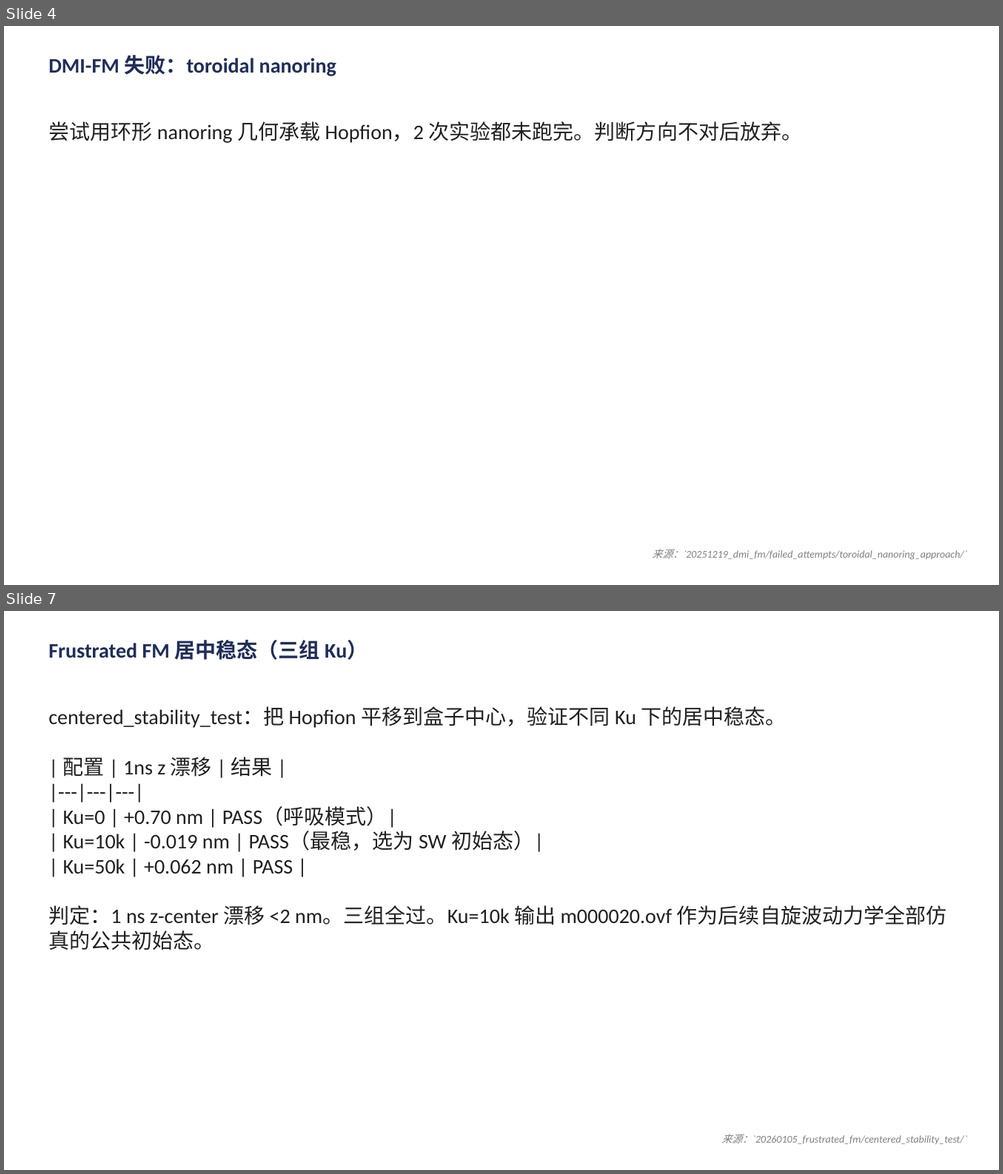
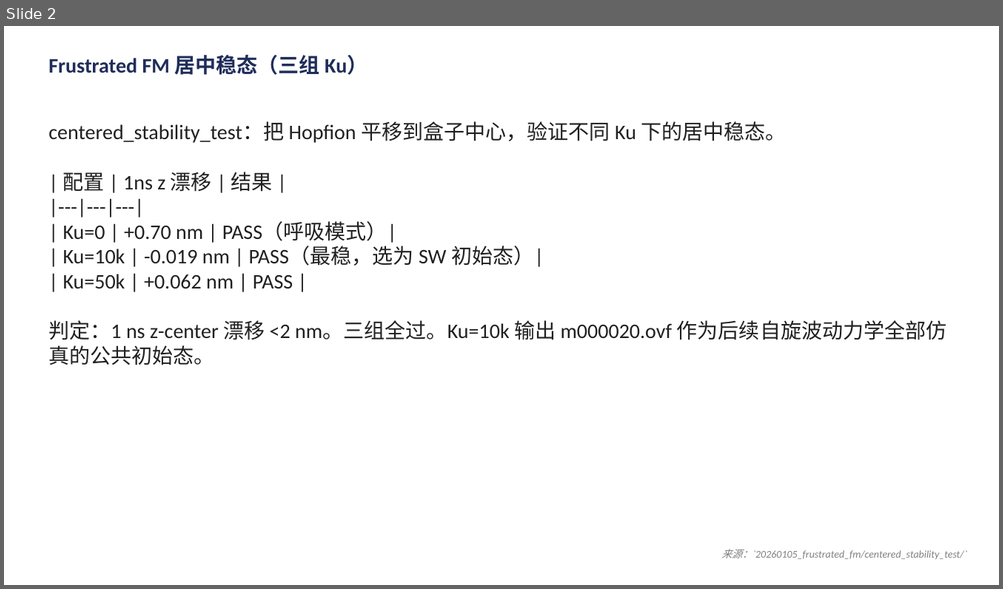
Before and after one commit to Wlybs/Hopfion, a slide deck: presentation/talk.pptx. Shown one above the other, each under a label of ours: slides 4 and 7 before the commit, slide 2 after it; the slides between them are not shown. The pictures are 1003x1174 and 1003x589 pixels, drawn with LibreOffice and Linux fonts; fonts in the diff are those of the drawing. Boxes give left, top, right and bottom in pixels: in the first picture for what was removed or moved away, otherwise in the second. Text is boxed around its words. In the diff, an @@ line names an element or a change of style, - is before the commit and + after.

```diff
--- a/presentation/talk.pptx
+++ b/presentation/talk.pptx
@@ slide 4 removed at box(4, 26, 999, 585), background #FFFFFF @@
@@ text removed at box(48, 55, 336, 76) @@
-DMI-FM 失败：toroidal nanoring
@@ text removed at box(48, 121, 802, 143) @@
-尝试用环形 nanoring 几何承载 Hopfion，2 次实验都未跑完。判断方向不对后放弃。
@@ text removed at box(652, 549, 967, 560) @@
-来源：`20251219_dmi_fm/failed_attempts/toroidal_nanoring_approach/`
@@ what was slide 7 is now slide 2 @@
```
Also in this commit, not shown: 7 slides changed, 5 other slides removed, 18 other files.
